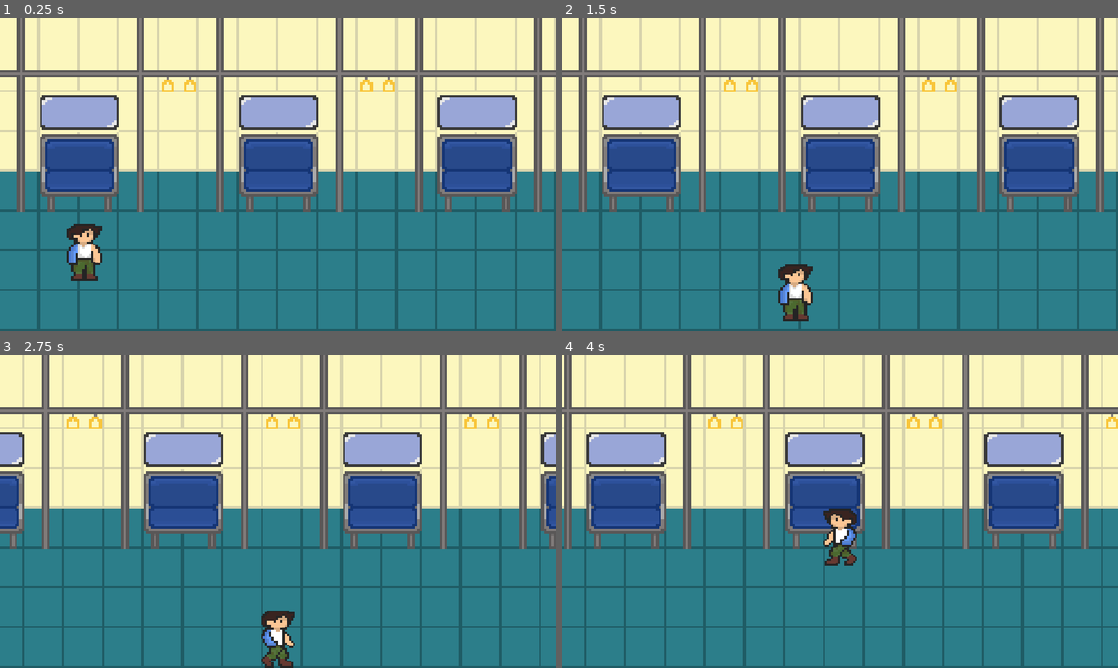
Above: before the commit, frames 1-4 (two rows, left to right).
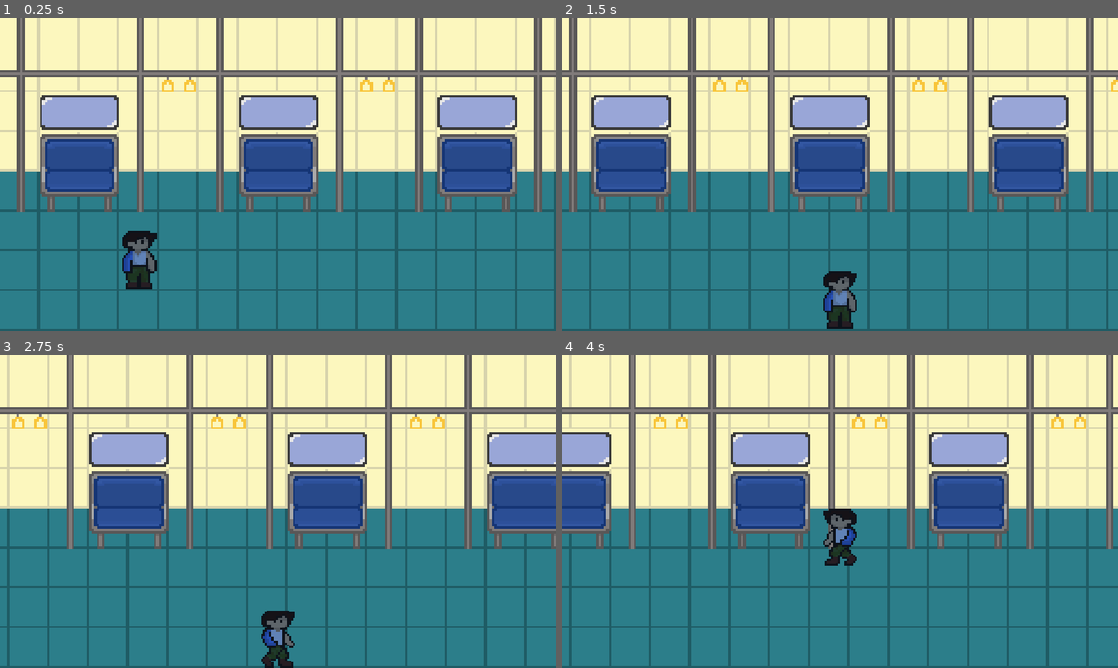
Above: after the commit, the same moments.

Repository: victordiogouf/trabalho-2-game-dev
Game: Godot game, scene res://vagao_interior.tscn
Same seed, same stepped clock (60 frames per second), same inputs: the game is played once before the commit and once after it. This scene is started directly instead of the project's main scene. The engine's default icon, where the game draws it, is replaced by a stand-in: a white triangle on a blue panel in a dark square.
Inputs:
- Up to frame 1 (0.25 s): no input
- Up to frame 2 (1.5 s): tap Enter at 0.5 s; hold D (move-right) 0.53-1.28 s; hold S (move-down) from 1.28 s (still down)
- Up to frame 3 (2.75 s): tap Space at 2 s; release S (move-down) at 2.03 s; hold D (move-right) from 2.03 s (still down)
- Up to frame 4 (4 s): release D (move-right) at 2.78 s; hold W (move-up) 2.78-3.53 s; hold A (move-left) from 3.53 s (still down)

The runs differ from the first frame. In frame 1, 1.9% of the frame differs, in the area x 12-29%, y 65-87%; in frame 2, 27%; in frame 3, 34%; in frame 4, 35%, in the area x 0-100%, y 0-100%.

Commit message:
fixing enemy areas

Diff:
--- a/scenes/main.gd
+++ b/scenes/main.gd
@@ -1,10 +1,18 @@
 extends Node2D
+
+var collision := false
+
 func _ready() -> void:
 	if GameState.player == null:
 		GameState.player = GameState.create_player()
 	$Player.position=GameState.last_player_position
 	$Player.temporary_invincibility()
+	collision = false
+
 func on_enemy_collision(enemy: Node) -> void:
+	if collision:
+		return
+	collision = true
 	GameState.collided_enemy = enemy.data
 	GameState.last_player_position=$Player.position
 	enemy.queue_free.call_deferred()
@@ -22,3 +30,8 @@
 		$"plataforma/objetos/porta_vagão".play()
 		await get_tree().create_timer(2).timeout
 		get_tree().change_scene_to_file("res://vagao_interior.tscn")
+
+
+func _on_enemy_area_2_enemies_ready(enemies: Array[Node]) -> void:
+	for enemy in enemies:
+		enemy.connect("collision_with_player", on_enemy_collision)
--- a/scenes/main.tscn
+++ b/scenes/main.tscn
@@ -63,4 +63,5 @@
 shape = SubResource("RectangleShape2D_gda3e")
 
 [connection signal="enemies_ready" from="EnemyArea1" to="." method="_on_enemies_ready"]
+[connection signal="enemies_ready" from="EnemyArea2" to="." method="_on_enemy_area_2_enemies_ready"]
 [connection signal="body_entered" from="Area2D" to="." method="_on_door_body_entered"]
--- /dev/null
+++ b/vagao_interior.gd
@@ -0,0 +1,24 @@
+extends Node2D
+
+var collision := false
+
+func _ready() -> void:
+	collision = false
+	if GameState.player == null:
+		GameState.player = GameState.create_player()
+	$Player.position=GameState.last_player_position
+	$Player.temporary_invincibility()
+
+func on_enemy_collision(enemy: Node) -> void:
+	if collision:
+		return
+	collision = true
+	GameState.collided_enemy = enemy.data
+	GameState.last_player_position=$Player.position
+	enemy.queue_free.call_deferred()
+	GameState.last_scene = load("res://vagao_interior.tscn")
+	get_tree().change_scene_to_file.call_deferred("res://scenes/battle.tscn")
+
+func _on_enemy_area_boss_enemies_ready(enemies: Array[Node]) -> void:
+	for enemy in enemies:
+		enemy.connect("collision_with_player", on_enemy_collision)
--- a/vagao_interior.tscn
+++ b/vagao_interior.tscn
@@ -1,5 +1,6 @@
 [gd_scene format=4 uid="uid://cxn7maw6hdc2s"]
 
+[ext_resource type="Script" uid="uid://tbvqqfa8sivp" path="res://vagao_interior.gd" id="1_6ffsk"]
 [ext_resource type="Texture2D" uid="uid://cni3io30pp0w6" path="res://tilemap.png" id="1_e14wl"]
 [ext_resource type="PackedScene" uid="uid://konyl6heokuy" path="res://scenes/player.tscn" id="2_b0sfp"]
 [ext_resource type="Script" uid="uid://dgjph2judeqr" path="res://scripts/enemy_area.gd" id="3_uvr6b"]
@@ -161,8 +162,9 @@
 physics_layer_0/collision_layer = 1
 sources/1 = SubResource("TileSetAtlasSource_e14wl")
 
-[node name="Node2D" type="Node2D" unique_id=701242509]
+[node name="VagaoInterior" type="Node2D" unique_id=701242509]
 texture_filter = 1
+script = ExtResource("1_6ffsk")
 
 [node name="fundo" type="TileMapLayer" parent="." unique_id=229227217]
 tile_map_data = PackedByteArray("AAAAACEAAAAIAAAAAAABACEAAAAIAAAAAAACACEAAAAIAAAAAAADACEAAAAIAAAAAAAEACEAAAAIAAAAAAAFAC …(6880 unchanged characters)…
@@ -192,3 +194,5 @@
 enemy_types = Array[int]([1])
 enemy_scene = ExtResource("4_7paaw")
 metadata/_custom_type_script = "uid://dgjph2judeqr"
+
+[connection signal="enemies_ready" from="EnemyAreaBoss" to="." method="_on_enemy_area_boss_enemies_ready"]
Not shown, added: vagao_interior.gd.uid
